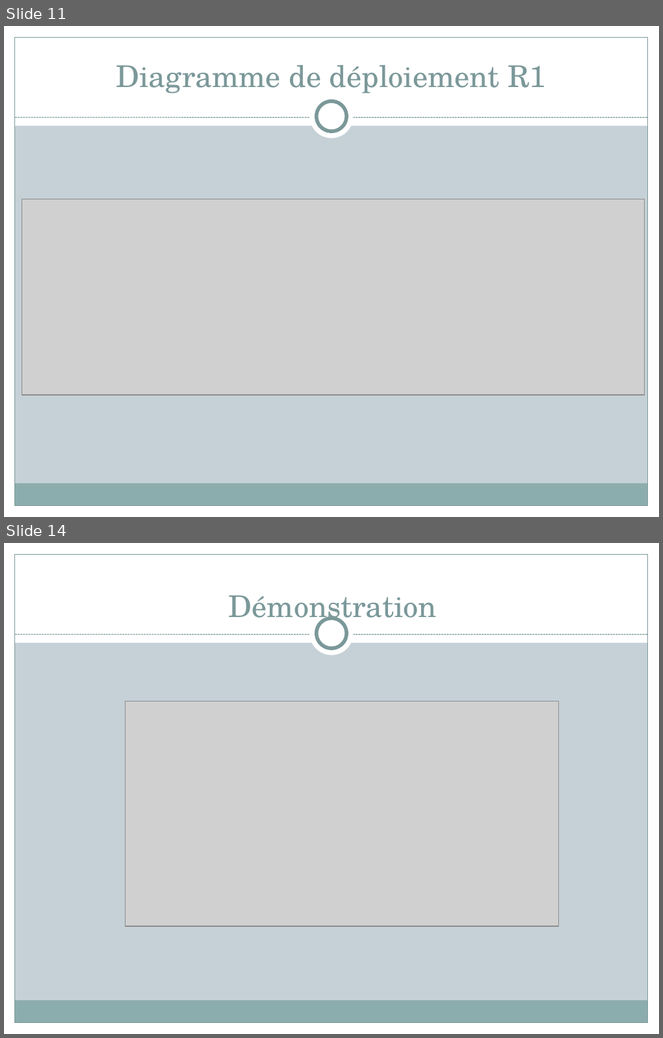
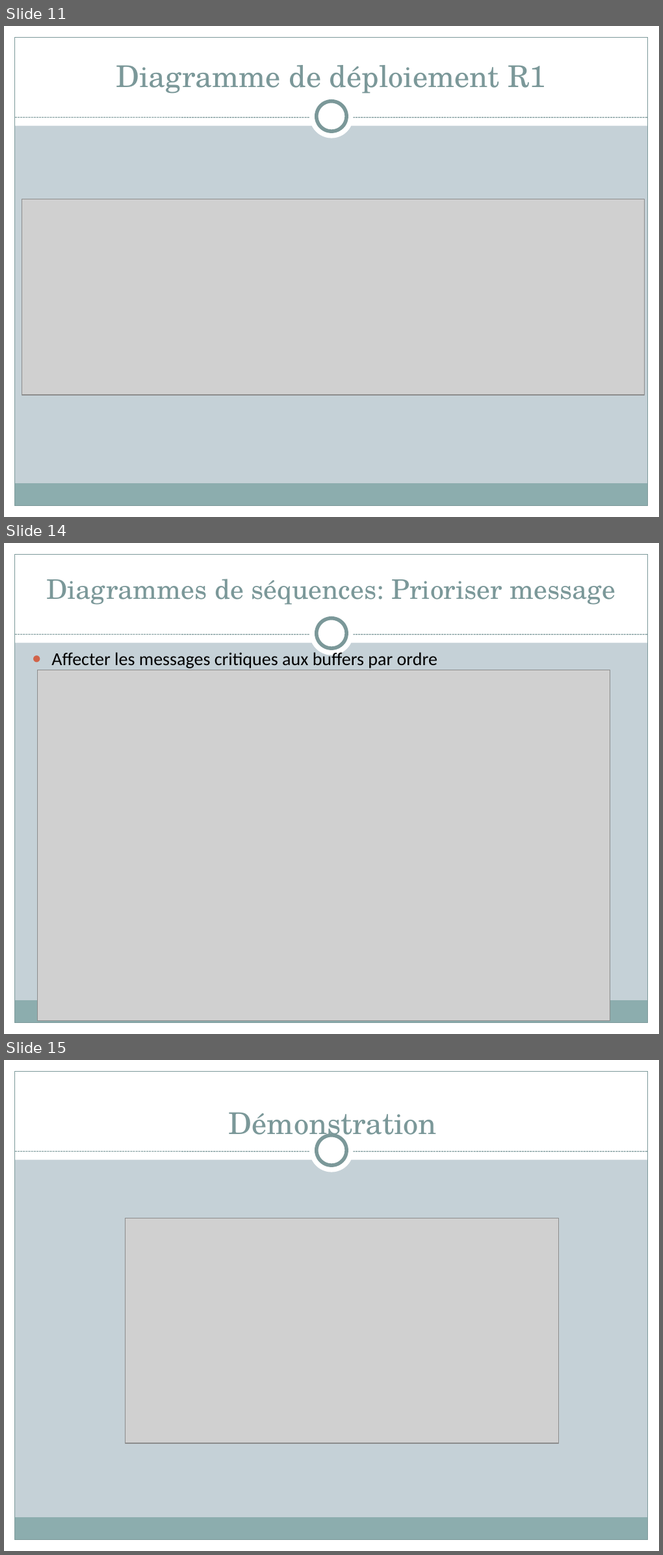
Before and after one commit to Timbobhe/fatal-pds-val, a slide deck: Appli/Méthodologie/Général/Copil/Copil 2/VAL.pptx. Shown one above the other, each under a label of ours: slides 11 and 14 before the commit, slides 11, 14 and 15 after it; the slides between them are not shown. The pictures are 663x1038 and 663x1555 pixels, drawn with LibreOffice and Linux fonts; fonts in the diff are those of the drawing; grey boxes stand for pictures. Boxes give left, top, right and bottom in pixels: in the first picture for what was removed or moved away, otherwise in the second. Text is boxed around its words. In the diff, an @@ line names an element or a change of style, - is before the commit and + after.

```diff
--- a/Appli/Méthodologie/Général/Copil/Copil 2/VAL.pptx
+++ b/Appli/Méthodologie/Général/Copil/Copil 2/VAL.pptx
@@ slide 14 added at [4,543,659,1034], background #C5D1D7; not listed: 9 template elements that a slide beside it also shows @@
@@ title added at [46,579,616,605], 29.7 pt, text #7C999A @@
+Diagrammes de séquences: Prioriser message
@@ text added at [51,650,438,668], 20 pt, text #000000 @@
+● Affecter les messages critiques aux buffers par ordre
@@ picture added at [37,670,610,1021] @@
@@ what was slide 14 is now slide 15 @@
```
Also in this commit, not shown: 2 other slides added, 2 slides removed.
